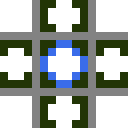
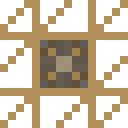
Layers edited between the first and the second 128 x 128 image:
added layer "PipeItemsCompactorOn" above "PipeItemsCompactorOff" over box(0, 0, 128, 128)
hid "PipeLiquidsPump" over box(0, 0, 128, 128)
